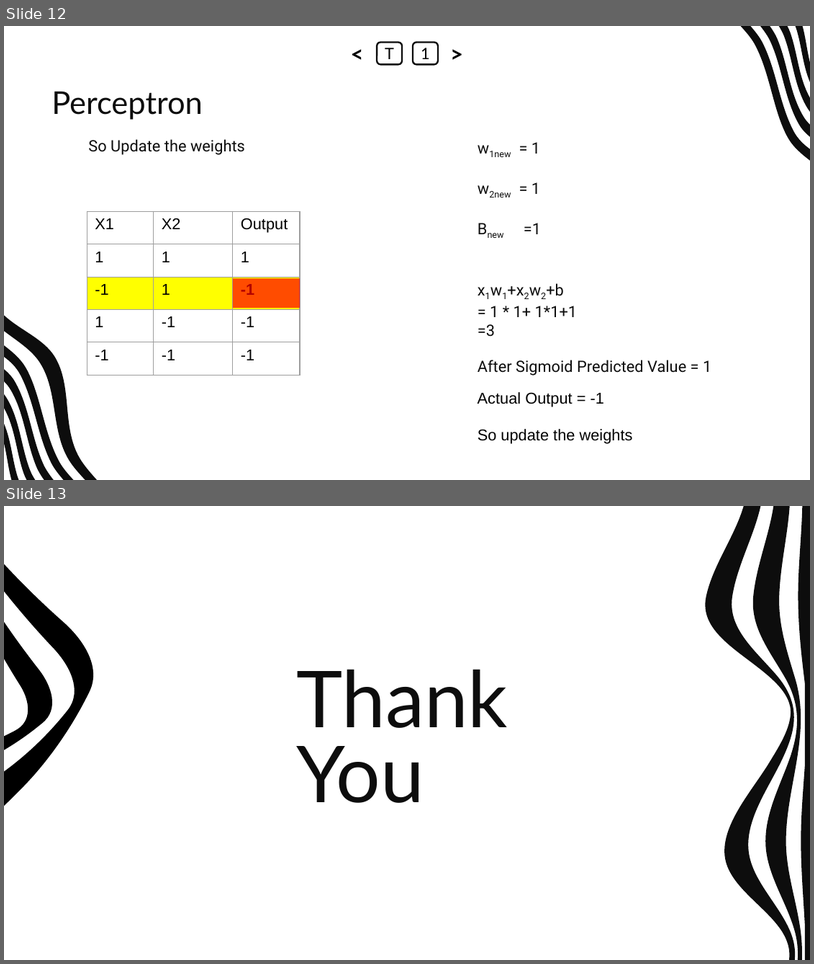
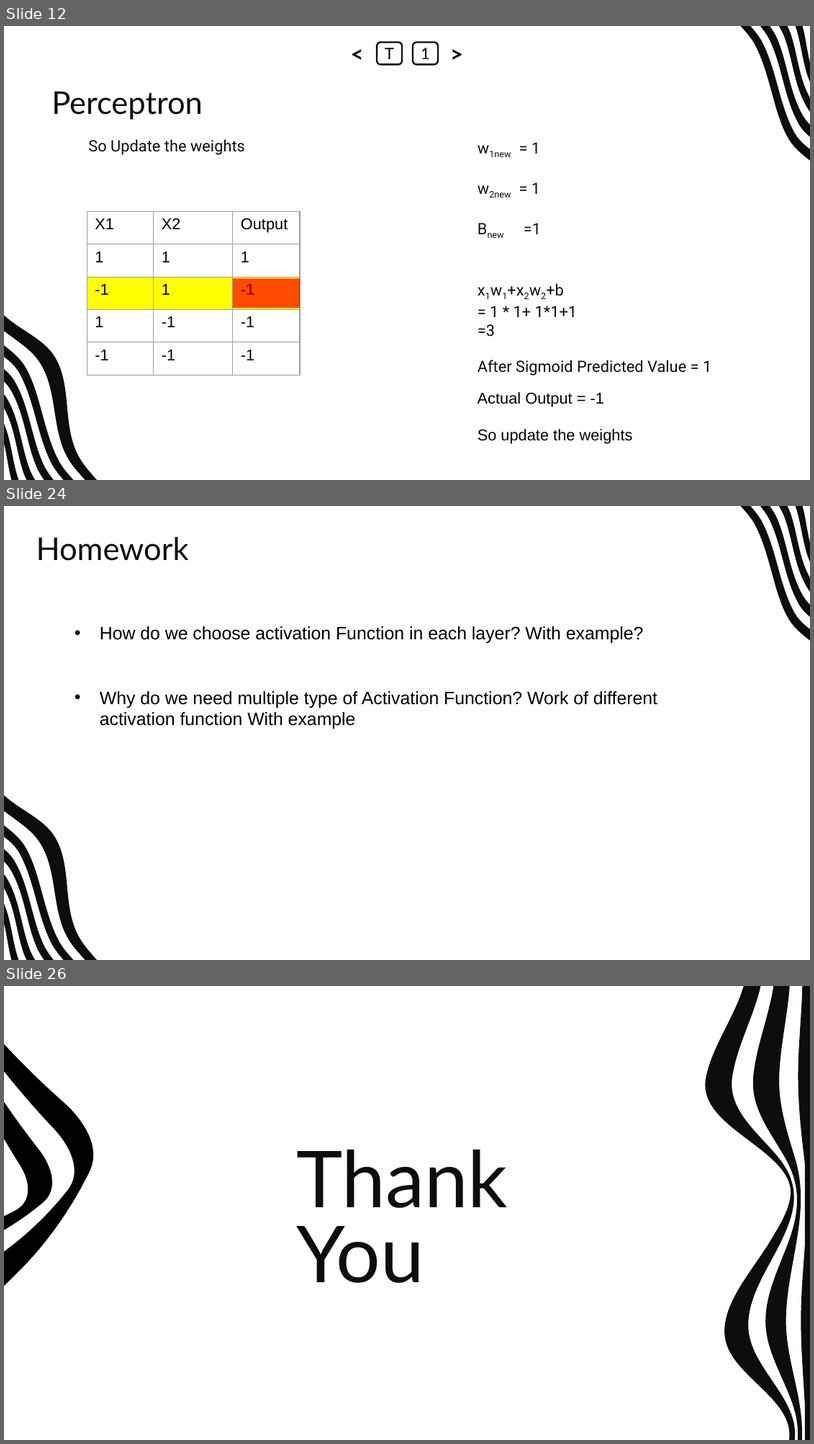
Before and after one commit to abrarhasan3/Green-Uni-All-Academic-Content, a slide deck: CSE 411 Machine Learning/New Slides/ML_CH_11.pptx. Shown one above the other, each under a label of ours: slides 12 and 13 before the commit, slides 12, 24 and 26 after it; the slides between them are not shown. The pictures are 814x964 and 814x1444 pixels, drawn with LibreOffice and Linux fonts; fonts in the diff are those of the drawing. Boxes give left, top, right and bottom in pixels: in the first picture for what was removed or moved away, otherwise in the second. Text is boxed around its words. In the diff, an @@ line names an element or a change of style, - is before the commit and + after.

```diff
--- a/CSE 411 Machine Learning/New Slides/ML_CH_11.pptx
+++ b/CSE 411 Machine Learning/New Slides/ML_CH_11.pptx
@@ slide 24 added at box(4, 506, 810, 960), background #FFFFFF; not listed: 9 template elements that a slide beside it also shows @@
@@ title added at box(36, 537, 189, 561), 28 pt, text #0D0D0D @@
+Homework
@@ text added at box(100, 626, 658, 728), 16 pt, text #000000 @@
+• How do we choose activation Function in each layer? With example?
+• Why do we need multiple type of Activation Function? Work of different activation function With example
@@ what was slide 13 is now slide 26 @@
```
Also in this commit, not shown: 12 other slides added, 1 other file.
